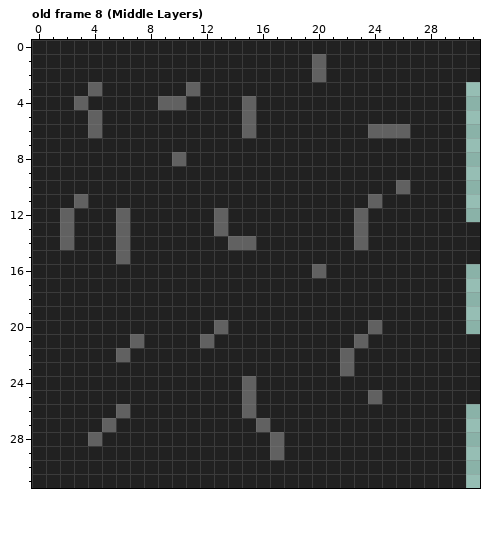
Two versions of one pixel-art file, dots/Aseprite drawings/TileSheet.aseprite. This is how it looked before the edit.
32x32 pixels, 8 frames. Shown: old frame 8 (Middle Layers). The commit also changed other frames, which this record leaves out.
And afterwards:
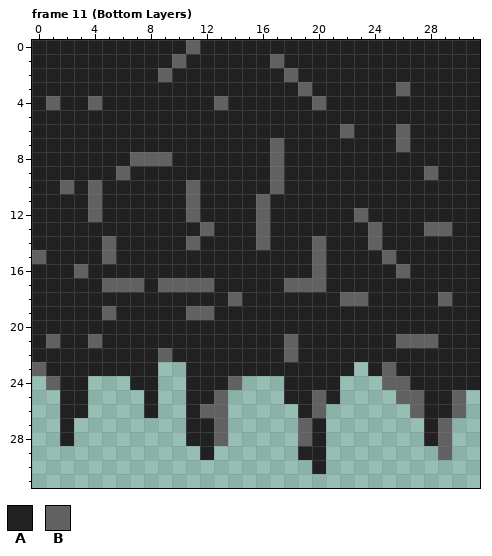
Palette (. is transparent): A #212121  B #616161
A new or re-ordered frame is compared with the old frame closest to it.
Change:
frames 8 -> 12
Changed rows in their new state; - is an unchanged pixel.
Frame 11 (Bottom Layers) is new; against old frame 8 (Middle Layers):
first column x 0:
 0 -----------B--------------------
 1 ----------B------B--A-----------
 2 ---------B--------B-A-----------
 3 ----A------A-------B------B----A
 4 -B-AB----AA--B-A----B----------A
 5 ----A----------A---------------A
 6 ----A----------A------B-AA-----A
 7 -----------------B--------B----A
 8 -------BBBA------B-------------A
 9 ------B----------B----------B--A
10 --B-B------B-----B--------A----A
11 ---AB------B----B-------A------A
12 --A-B-A----B-A--B--------------A
13 --A---A-----BA--B------AB---BB--
14 --A--BA----B--AAB---B--AB-------
15 B----BA-------------B----B------
16 ---B----------------------B----A
17 -----BBB-BBBB-----BBB----------A
18 --------------B-------BB-----B-A
19 -----B-----BB------------------A
20 -------------A----------A------A
21 -B--B--A----A-----B----A--BBB---
22 ------A--B--------B---A---------
23 B--------..-----------A.-B------
24 .B--...--..---B...----...BB-----
25 ..--....-..--B....--B-....BB--B.
26 ..--....-..-BB.....-B......B--B-
27 ..-........--B.....B-.......-B.-
28 ..-........--B.....B-.......-B.-
29 ............-......--........B.-
30 ....................-..........-
31 ...............................-
Where, in picture pixels (left, top, right, bottom), the same in both pictures:
changed: (32, 40, 480, 488)
